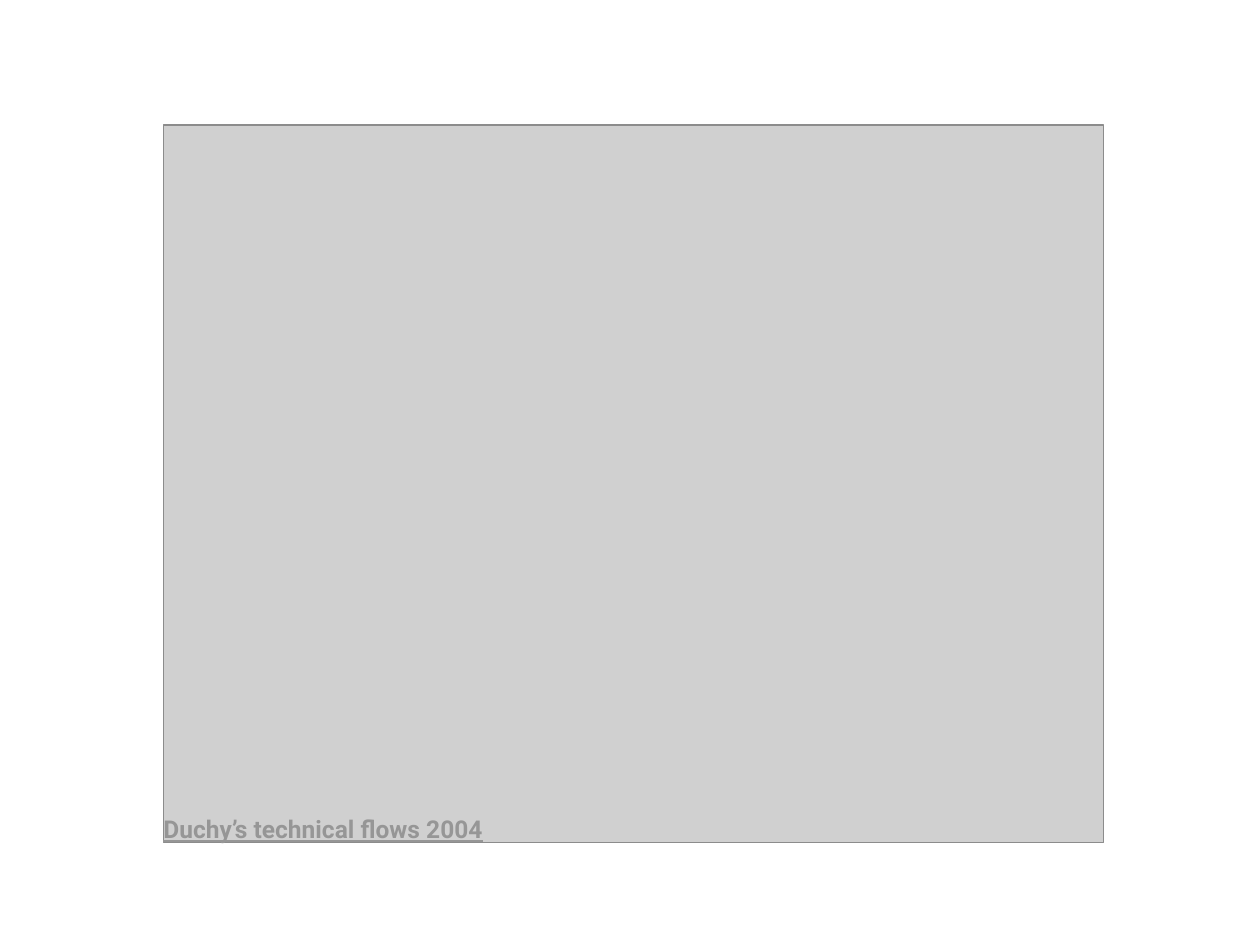
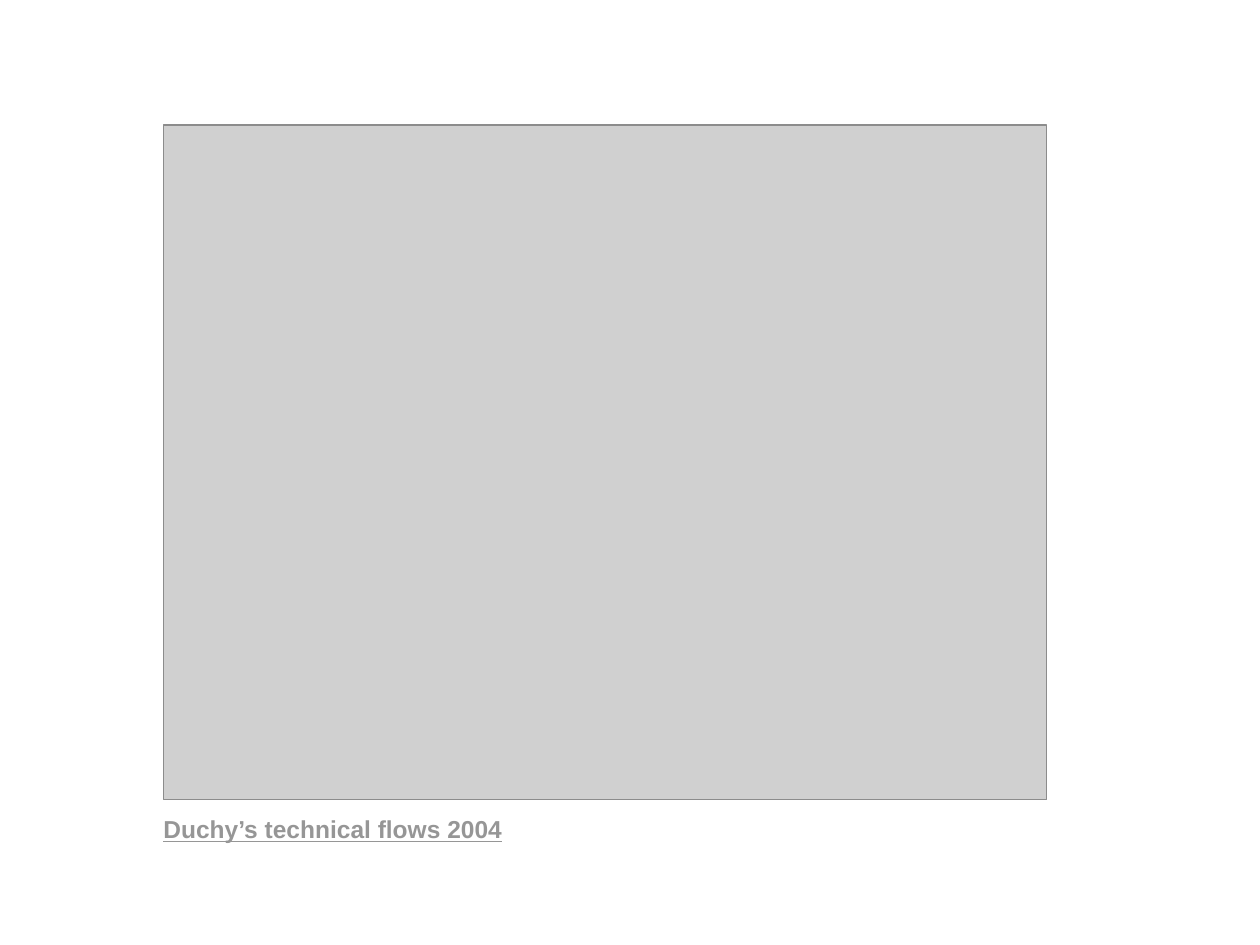
Before and after one commit to pngames/pavillon-noir, a slide deck: slide 3 of .others/tertiaire/tertiaire_finance.ppt. Drawn at 1260x945 pixels with LibreOffice and Linux fonts; fonts in the diff are those of the drawing; grey boxes stand for pictures; background and template pictures are left out. Boxes give left, top, right and bottom in pixels: in the first picture for what was removed or moved away, otherwise in the second. Text is boxed around its words. In the diff, an @@ line names an element or a change of style, - is before the commit and + after.

```diff
--- a/.others/tertiaire/tertiaire_finance.ppt
+++ b/.others/tertiaire/tertiaire_finance.ppt
@@ picture: place and size @@
-picture at (164, 125, 1104, 842)
+picture at (164, 125, 1047, 800)
@@ text "Duchy’s technical flows 2004" at (163, 820, 502, 843): font Roboto to Arial @@
```
Also in this commit, not shown: 1 other slide changed, 5 slides added, 1 slide removed.
